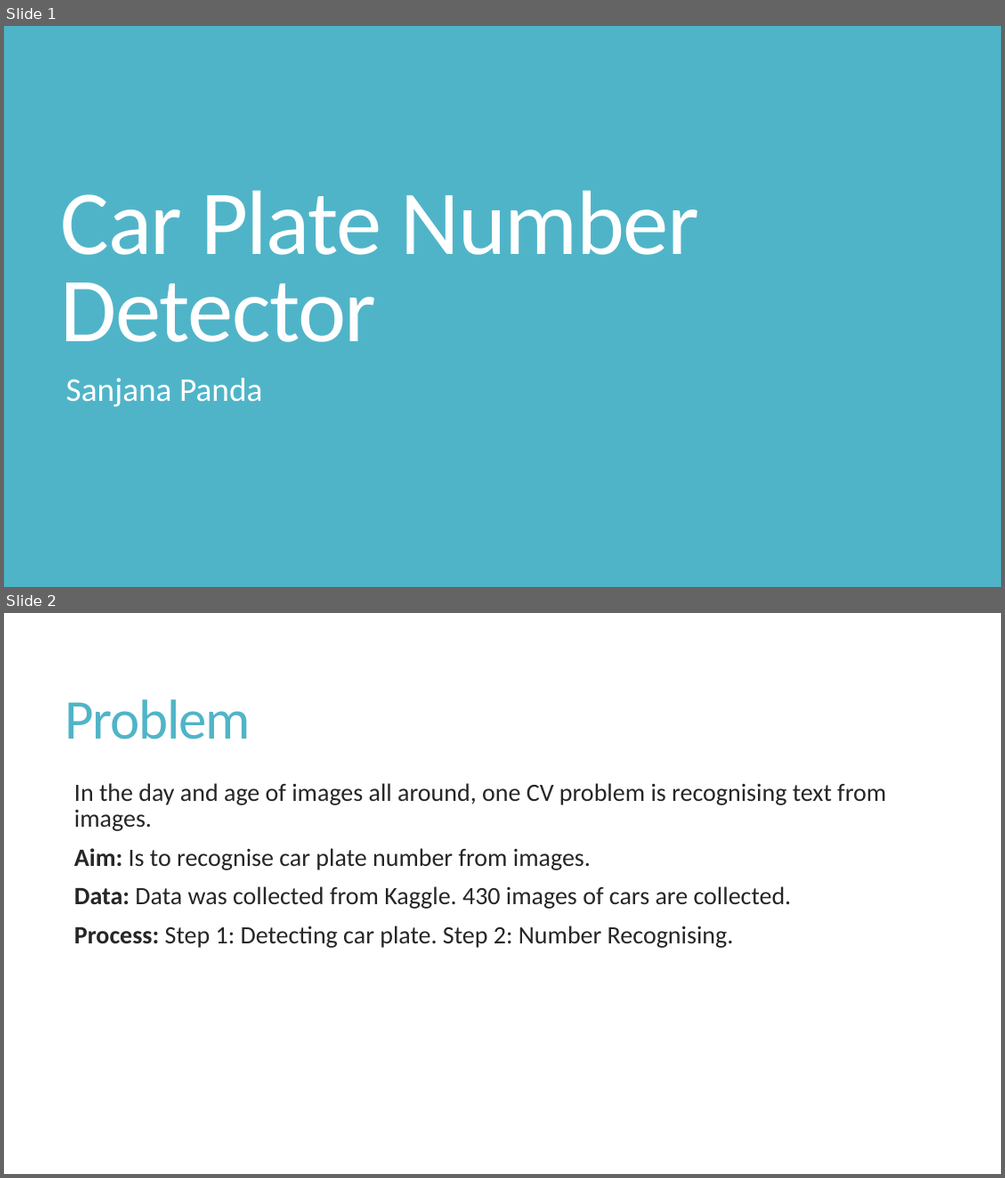
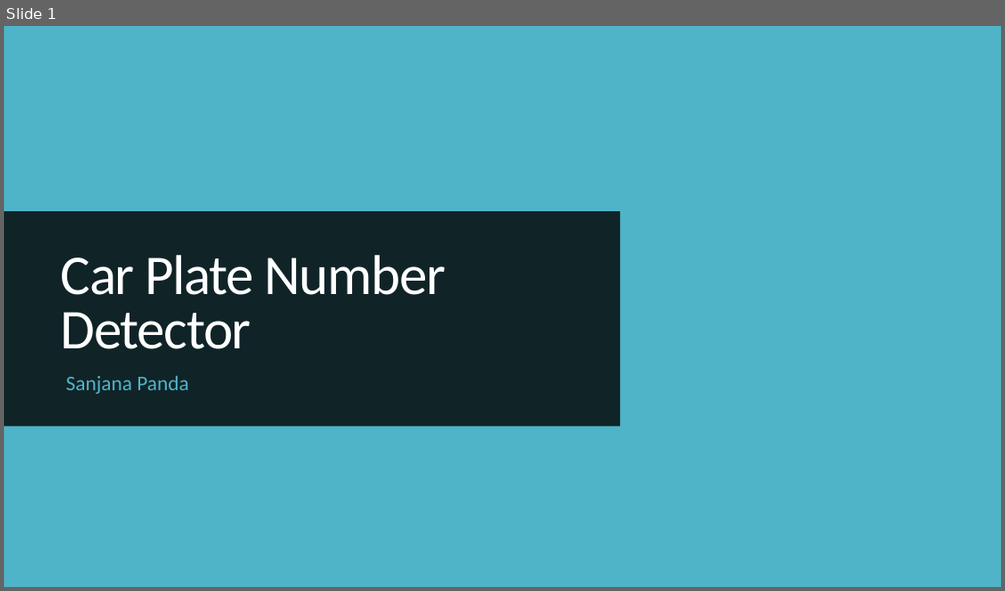
Before and after one commit to SanjaPanda/car-plate-detector, a slide deck: Car Plate Number Detector.pptx. Shown one above the other, each under a label of ours: slides 1 and 2 before the commit, slide 1 after it. The pictures are 1005x1178 and 1005x591 pixels, drawn with LibreOffice and Linux fonts; fonts in the diff are those of the drawing; background and template pictures are left out. Boxes give left, top, right and bottom in pixels: in the first picture for what was removed or moved away, otherwise in the second. Text is boxed around its words. In the diff, an @@ line names an element or a change of style, - is before the commit and + after.

```diff
--- a/Car Plate Number Detector.pptx
+++ b/Car Plate Number Detector.pptx
@@ slide 2 removed at [4, 613, 1001, 1174], background #FFFFFF @@
@@ title removed at [65, 699, 251, 739] @@
-Problem
@@ text removed at [74, 783, 886, 948] @@
-  In the day and age of images all around, one CV problem is recognising text from images.
-  Aim: Is to recognise car plate number from images.
-  Data: Data was collected from Kaggle. 430 images of cars are collected.
-  Process: Step 1: Detecting car plate. Step 2: Number Recognising.
@@ slide 1 changed as well @@
@@ background #50B4C8 to picture (left out) @@
@@ rectangle added at [4, 26, 1001, 587], fill #50B4C8 @@
@@ rectangle added at [4, 211, 620, 426], fill #000000 at 80% opacity @@
@@ title "Car Plate Number Detector": place and size @@
-title "Car Plate Number Detector" at [61, 190, 699, 342]
+title "Car Plate Number Detector" at [61, 255, 446, 349]
@@ title "Car Plate Number Detector" at [61, 255, 446, 349]: size 88 to 54 pt @@
@@ subtitle "Sanjana Panda" at [66, 376, 188, 394]: size 32 to 20 pt, text colour #FFFFFF to #50B4C8 @@
```
Also in this commit, not shown: 2 other slides changed, 3 slides added, 1 other slide removed, 1 other file.
